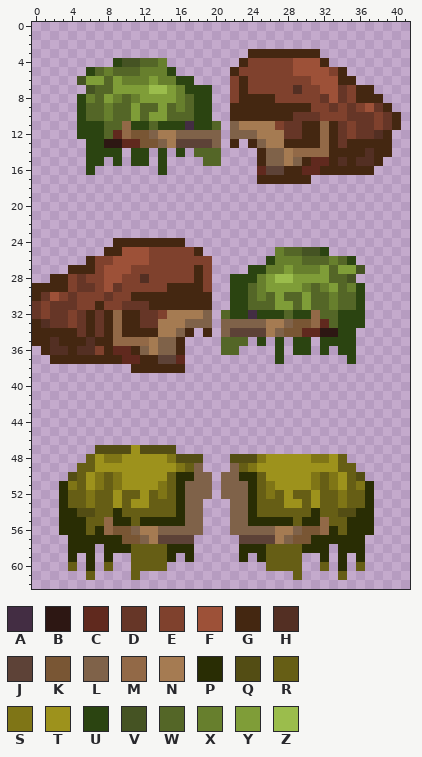
Pixel-art sprite: Assets/Textures/TextureRemake/NormalTreeBranches.png. The picture above is the old version.
The file is 84x126 pixels, drawn in blocks of 2x2; one block is one cell here. Colours within 5 levels of each other are drawn and written as one.
Palette (. is transparent): A #432d43  B #2d1713  C #60291e  D #663627  E #7f412d  F #9d5138  G #442711  H #532f23  J #5d4237  K #795634  L #7f6249  M #926947  N #a57b52  P #292d04  Q #534d14  R #665e15  S #7f7516  T #9d921c  U #2b4411  V #455323  W #546627  X #677f2d  Y #7f9d38  Z #9bbd4c
Pixels before, first column x 0:
 3 ........................GGGGGGGG.........
 4 .........UVVWWX........GEEEEEFFFG........
 5 ......UWXWWWXXXU......GEEEEEEFFFFEG......
 6 .....VYYWYXXXYXXUU....EGEEEEEEEFFFGG.....
 7 ......VWWYYYYZZYXUUU..EGEEEEEHEEFFDEGG...
 8 .....UXWYXWXYYYYXWUU..EGGGGEEEEEDFDEGGG..
 9 .....UWWXWWYWWYWXWUU..GGGGGGGGGEEDEDEFDG.
10 .....UWWXWWYWYYWWWUU..GGGGGGGDDDEEEDDDEDG
11 .....UUUWWMUUWUUUAUUW.LNNNNEDDGGMGDEDDEDG
12 .....UUUWCMKKLNNLLLLL.LLLNNNDDGGMGDEDDHG.
13 ......UUBBCCKKLNJJJJL.G.GLNNGGGGMGDGGGGG.
14 ......UUUU.UU.U.U.WWW....GLLNMMMMGGGGHGG.
15 ......UU.U.UU.U....WW....GLLNLGCCGHGHHG..
16 ......U.......U..........CJJGGCCGGGGGG...
17 .........................GGGGGG..........
18 .........................................
19 .........................................
20 .........................................
21 .........................................
22 .........................................
23 .........................................
24 .........GGGGGGGG........................
25 ........GGFFFEEEEEG........XWWVVU........
26 ......GEEFFFFEEEEEEE......UXXXWWWXWU.....
27 ....GGGEFFFEEEEEEEGE....UUXXYXXXYWYYV....
28 ..GGEDEEFFEEHEEEEEGE..UUUXYZZYYYYWWV.....
29 GGGGEDDEFDEEEEEGGGGE..UUWXYYYYXWXYWXU....
30 GDFEDEEEDEEGGGGGGGGG..UUWXWYWWYWWXWWU....
31 DEDDDEEGEEDDDGGGGGGG..UUWWWYYWYWWXWWU....
32 DEDDEDGDGMGGDDENNNNL.WUUAUUUWUUMWWUUU....
33 GHDDEDGDGMGGDDNNNLLL.LLLLLNNLKKMCWUUU....
34 GGGGGDGDGMGGGGNNLG.G.LJJJJNLKKCCBBUU.....
35 GGHGGGHGGMMMMNLLG....WWW.U.U.UU.UUUU.....
36 .GHHGHHEGCCGLNLLG....WW....U.UU.U.UU.....
37 ..GGGGGGGGCCGGJJC..........U.......U.....
38 ...........GGGGGG........................
39 .........................................
40 .........................................
41 .........................................
42 .........................................
43 .........................................
44 .........................................
45 .........................................
46 .........................................
47 .......QQQQTQQQQ.........................
48 ......RTSSTTTTTSQQQ...QQQSTTTTTSSTR......
49 .....RRTTTTTTTTTSRL...LRSTTTTTTTTTRR.....
50 ....QRTSRSTTTTTRPPLL.LLPPRTTTTTSRSTRQ....
51 ...PSRTSRSTTTTSRPLLL.LLLPRSTTTTSRSTRSP...
52 ...PRRSRRTRRTRSRPLLL.LLLPRSRTRRTRRSRRP...
53 ...PRRSRRTRTTRRRPLL...LLPRRRTTRTRRSRRP...
54 ...PPQQRRPRRRRRRPLL...LLPRRRRRRPRRQQPP...
55 ...PPPRRMPPRPPPPPLL...LLPPPPPRPPMRRPPP...
56 ...PPPRPMKKLNNLLLLL...LLLLLNNLKKMPRPPP...
57 ....PPPPPPKKLNJJJJ.....JJJJNLKKPPPPPP....
58 ....PPP.PPPRRRRPPP.....PPPRRRRPPP.PPP....
59 ....P.P.P..RRRRP.P.....P.PRRRR..P.P.P....
60 ....R.P.R..RRRR...........RRRR..R.P.R....
61 ......R....R.................R....R......
New version:
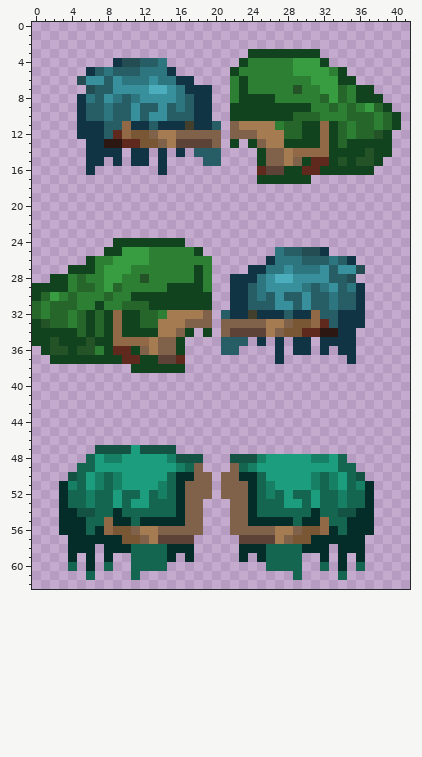
The author wrote: goofy ah retecxture tree
Difference:
Colour A changes from #432d43 to #433f2d.
Colour D changes from #663627 to #27662b.
Colour E changes from #7f412d to #2d7f33.
Colour F changes from #9d5138 to #389d40.
Colour G changes from #442711 to #11441e.
Colour H changes from #532f23 to #235327.
Colour P changes from #292d04 to #042d2a.
Colour Q changes from #534d14 to #145343.
Colour R changes from #665e15 to #156651.
Colour S changes from #7f7516 to #167f64.
Colour T changes from #9d921c to #1c9d7d.
Colour U changes from #2b4411 to #113444.
Colour V changes from #455323 to #234d53.
Colour W changes from #546627 to #275e66.
Colour X changes from #677f2d to #2d757f.
Colour Y changes from #7f9d38 to #38909d.
Colour Z changes from #9bbd4c to #4caebd.
